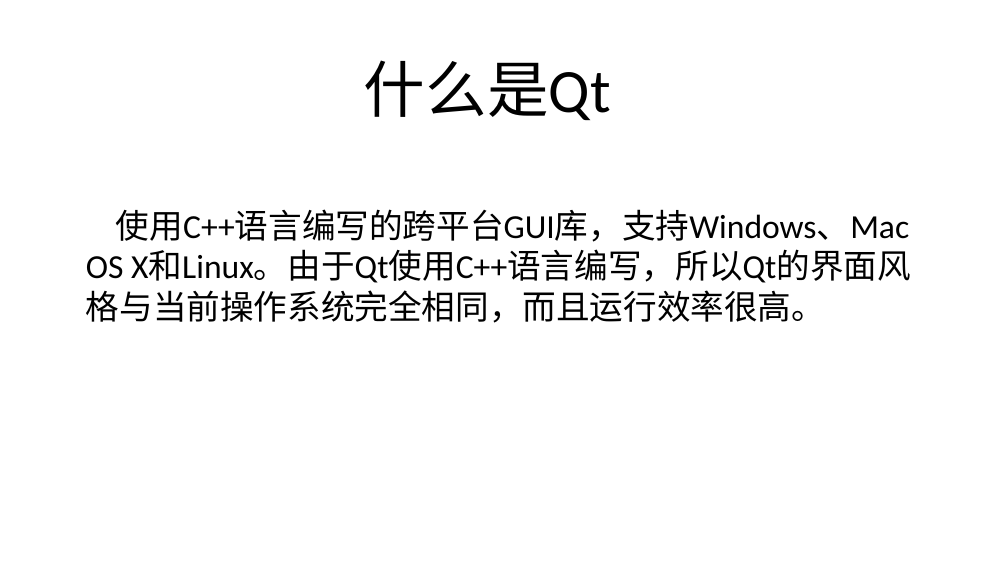
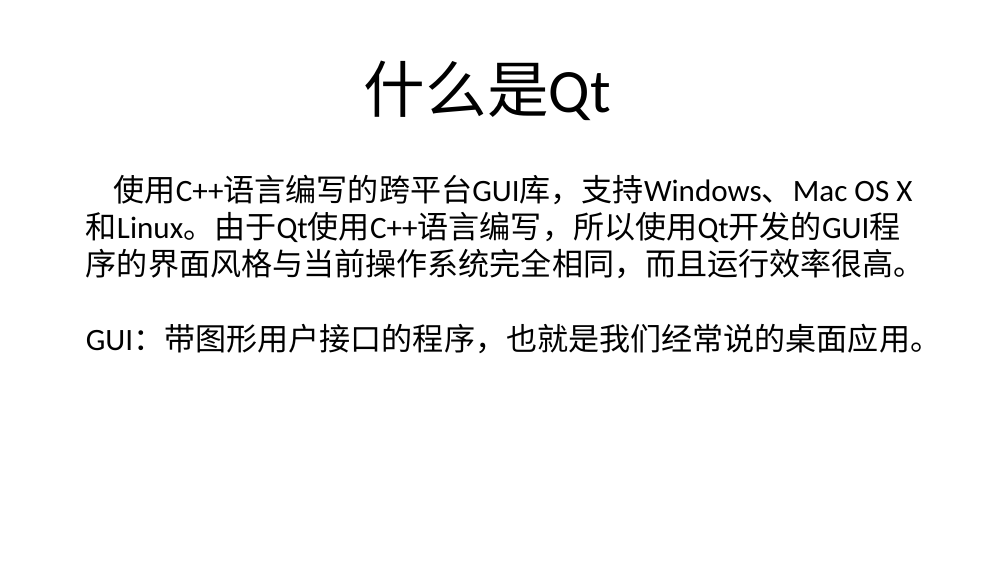
Before and after one commit to geekori/pyqt5, a slide deck: slide 2 of documents/01-初识PyQt5-01-PyQt5简介.pptx. Drawn at 1008x567 pixels with LibreOffice and Linux fonts; fonts in the diff are those of the drawing. Boxes give left, top, right and bottom in pixels: in the first picture for what was removed or moved away, otherwise in the second. Text is boxed around its words. In the diff, an @@ line names an element or a change of style, - is before the commit and + after.

Commit message:
ppt

```diff
--- a/documents/01-初识PyQt5-01-PyQt5简介.pptx
+++ b/documents/01-初识PyQt5-01-PyQt5简介.pptx
@@ text at [86,175,941,353]: text changed; size 24 to 22.2 pt @@
-使用C++语言编写的跨平台GUI库，支持Windows、Mac OS X和Linux。由于Qt使用C++语言编写，所以Qt的界面风格与当前操作系统完全相同，而且运行效率很高。
+使用C++语言编写的跨平台GUI库，支持Windows、Mac OS X和Linux。由于Qt使用C++语言编写，所以使用Qt开发的GUI程序的界面风格与当前操作系统完全相同，而且运行效率很高。
+GUI：带图形用户接口的程序，也就是我们经常说的桌面应用。
```
Also in this commit, not shown: 5 slides added.
